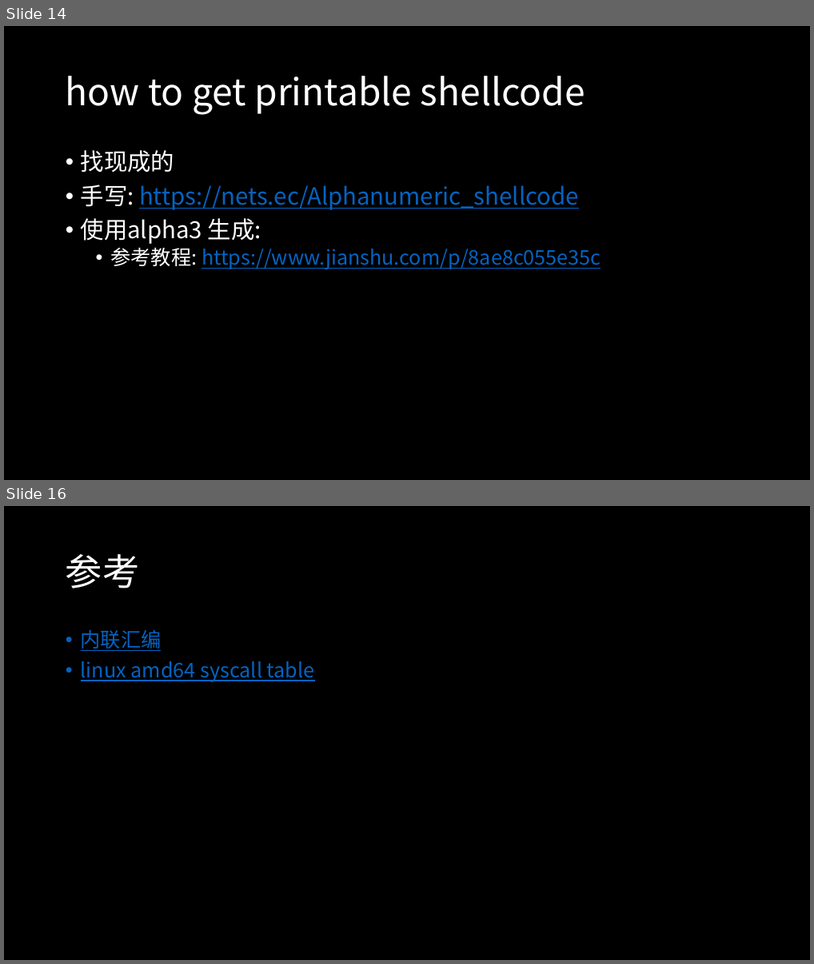
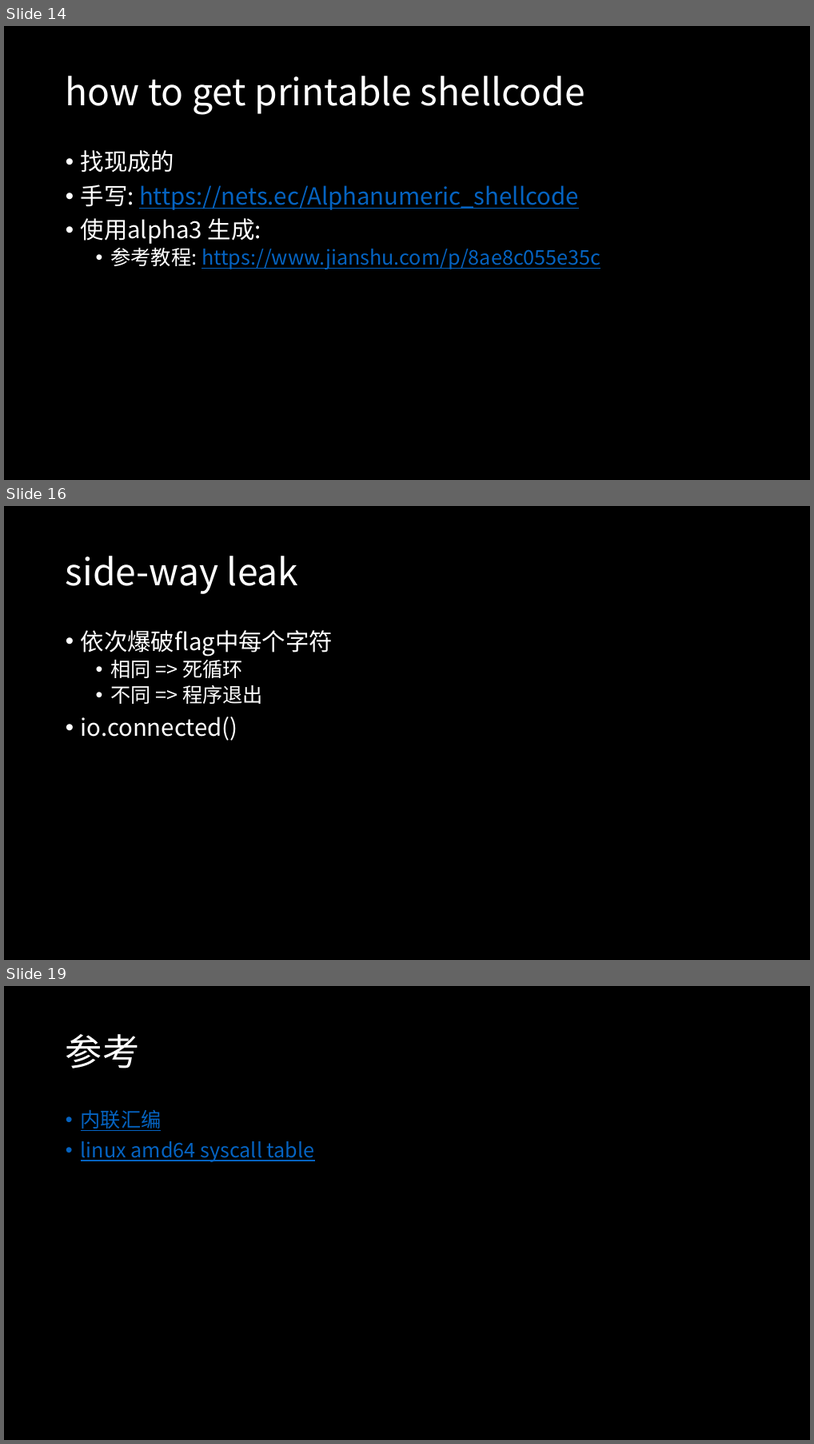
Before and after one commit to 7Hxz233/Lilac_2020_summer_pwn, a slide deck: slides/2-shellcode.pptx. Shown one above the other, each under a label of ours: slides 14 and 16 before the commit, slides 14, 16 and 19 after it; the slides between them are not shown. The pictures are 814x964 and 814x1444 pixels, drawn with LibreOffice and Linux fonts; fonts in the diff are those of the drawing. Boxes give left, top, right and bottom in pixels: in the first picture for what was removed or moved away, otherwise in the second. Text is boxed around its words. In the diff, an @@ line names an element or a change of style, - is before the commit and + after.

```diff
--- a/slides/2-shellcode.pptx
+++ b/slides/2-shellcode.pptx
@@ slide 16 added at [4,506,810,960], background #000000 @@
@@ title added at [66,556,299,594], 44 pt, text #FFFFFF @@
+side-way leak
@@ text added at [81,630,333,740], 28 pt, text #FFFFFF @@
+• 依次爆破flag中每个字符
+  • 相同 => 死循环
+  • 不同 => 程序退出
+• io.connected()
@@ what was slide 16 is now slide 19 @@
```
Also in this commit, not shown: 2 slides changed, 2 other slides added, 5 other files.
